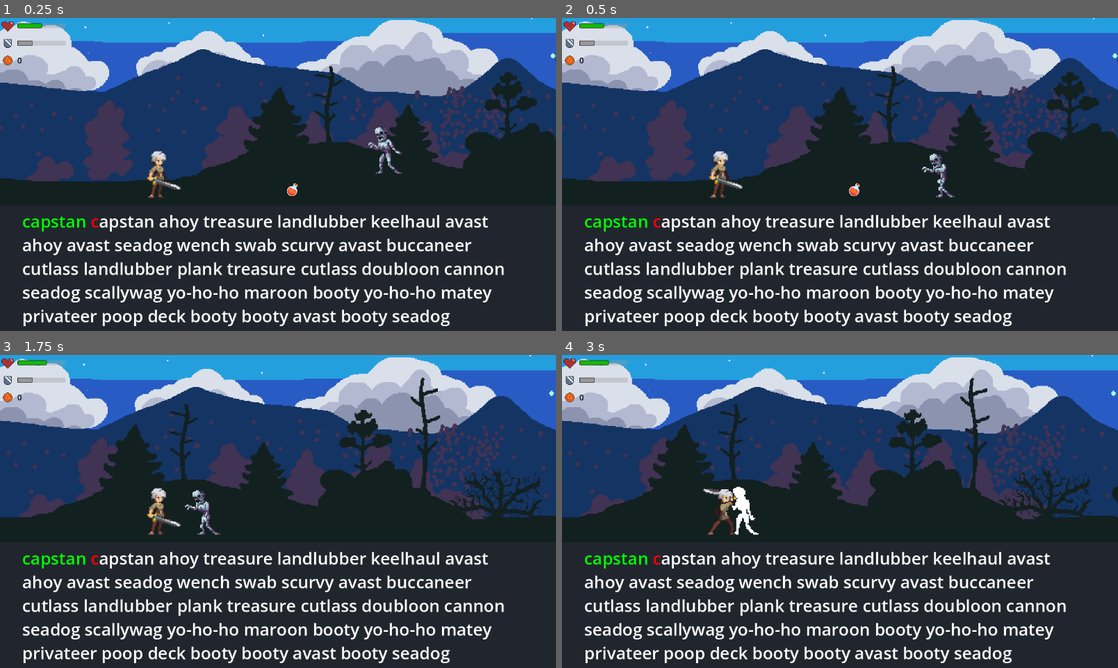
Above: before the commit, frames 1-4 (two rows, left to right).
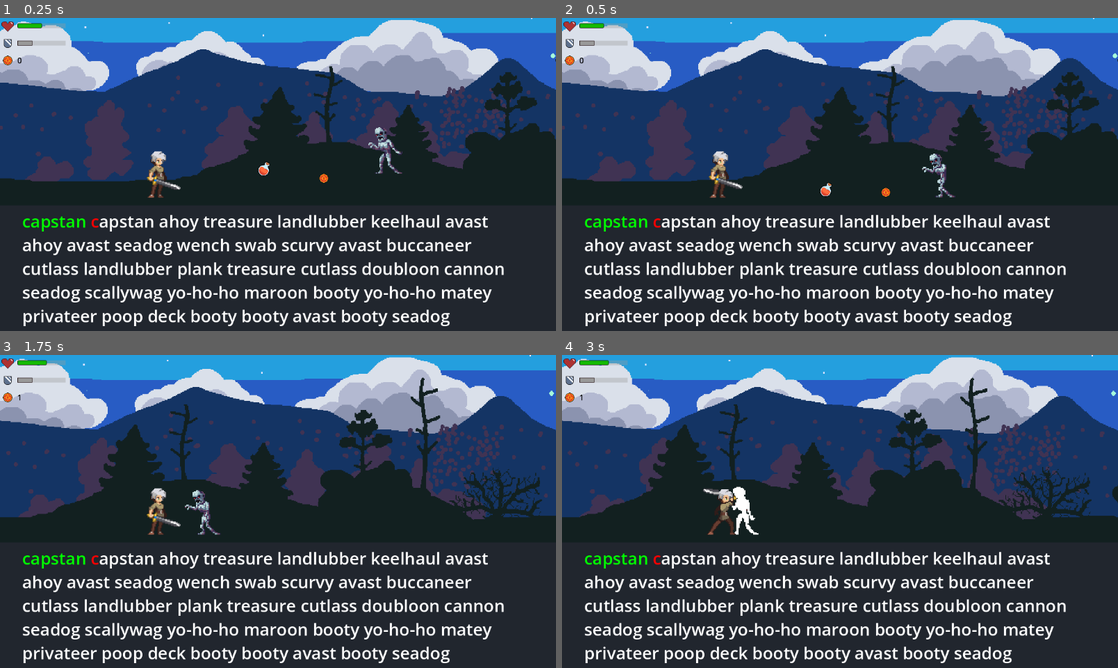
Above: after the commit, the same moments.

Repository: Rip50/RogueType
Game: Godot game, scene res://scenes/levels/level_night_forest.tscn
The game is run twice, just before and just after one commit, with the same random seed, the same clock (stepped at 60 frames per second) and the same inputs.
Inputs (mouse positions are in pixels of both pictures, inside the frame that each line leads up to):
- Up to frame 1 (0.25 s): no input
- Up to frame 2 (0.5 s): no input
- Up to frame 3 (1.75 s): tap Enter at 0.5 s; move the mouse to (400, 495) at 0.52 s; hold Right (move_right) from 0.53 s (still down); tap Space (attack) at 0.6 s; click (400, 495) at 0.67 s; move the mouse to (166, 527) at 1.27 s; tap Tab (pick_up) at 1.35 s
- Up to frame 4 (3 s): move the mouse to (895, 442) at 2.02 s; release Right (move_right) at 2.03 s; tap Space (attack) at 2.1 s; move the mouse to (812, 574) at 2.77 s; hold Right (move_right) from 2.78 s (still down); tap Tab (pick_up) at 2.85 s; click (812, 574) at 2.92 s

The runs differ from the first frame. In frame 1, 0.2% of the frame differs, in the area x 46-60%, y 46-57%; in frame 2, 0.2%; in frame 3, less than 0.1%; in frame 4, less than 0.1%.

Commit message:
Items can be used only by player.
Coin pick up logic has been added

Diff:
--- a/scenes/effects/healing_effect.gd
+++ b/scenes/effects/healing_effect.gd
@@ -3,7 +3,7 @@
 
 @export var healing_amount := 10
 
-func apply_effect(stats: Array[Stats], character: Character = null) -> void:
+func apply_effect(stats: Array[Stats], _character: Character = null) -> void:
 	for stat in stats:
 		var health_stats = stat as HealthStats
 		if health_stats != null:
--- a/scenes/items/coin.gd
+++ b/scenes/items/coin.gd
@@ -1,8 +1,8 @@
 class_name Coin
 extends Item
 
-@export var count: int = 1
 
-
-func try_apply_for(stats: Stats) -> bool:
-	return false
+func try_use(player: Player) -> bool:
+	var inventory = player.inventory
+	inventory.add_gold(1)
+	return true
--- a/scenes/items/coin.tscn
+++ b/scenes/items/coin.tscn
@@ -1,19 +1,17 @@
 [gd_scene load_steps=4 format=3 uid="uid://bc5cd83ugexa6"]
 
-[ext_resource type="Script" path="res://scenes/items/healing_potion.gd" id="1_b7uti"]
-[ext_resource type="Texture2D" uid="uid://crapc042i2u3b" path="res://art/items/gold.png" id="2_xcon8"]
+[ext_resource type="Script" path="res://scenes/items/coin.gd" id="1_i4apt"]
+[ext_resource type="Texture2D" uid="uid://cwrfbhdfffr6y" path="res://art/items/coin.png" id="2_64gvk"]
 
-[sub_resource type="RectangleShape2D" id="RectangleShape2D_n87te"]
-size = Vector2(20, 12)
+[sub_resource type="CircleShape2D" id="CircleShape2D_erg45"]
 
-[node name="Gold" type="RigidBody2D" groups=["Item"]]
+[node name="Coin" type="RigidBody2D" groups=["Item"]]
 collision_layer = 16
-script = ExtResource("1_b7uti")
+mass = 0.05
+script = ExtResource("1_i4apt")
 
 [node name="CollisionShape2D" type="CollisionShape2D" parent="."]
-position = Vector2(0, 7)
-shape = SubResource("RectangleShape2D_n87te")
+shape = SubResource("CircleShape2D_erg45")
 
-[node name="Gold" type="Sprite2D" parent="."]
-scale = Vector2(0.4, 0.4)
-texture = ExtResource("2_xcon8")
+[node name="Coin" type="Sprite2D" parent="."]
+texture = ExtResource("2_64gvk")
--- a/scenes/items/healing_potion.gd
+++ b/scenes/items/healing_potion.gd
@@ -4,6 +4,6 @@
 @export var effect : HealingEffect
 
 
-func try_use(character: Character) -> bool:
-	effect.apply_effect(character.get_all_stats(), character)
+func try_use(player: Player) -> bool:
+	effect.apply_effect(player.get_all_stats(), player)
 	return true
--- a/scenes/items/item.gd
+++ b/scenes/items/item.gd
@@ -2,5 +2,5 @@
 extends Node2D
 
 
-func try_use(_character: Character) -> bool:
+func try_use(_player: Player) -> bool:
 	return false
--- a/scenes/items/item_data.gd
+++ /dev/null
@@ -1,18 +0,0 @@
-class_name ItemData extends Resource
-
-@export var name : String = ""
-@export_multiline var description : String = ""
-@export var texture : Texture2D
-
-@export_category("Item Use Effects")
-@export var effects : Array[ ItemEffect ]
-
-
-func use() -> bool:
-	if effects.size() == 0:
-		return false
-
-	for e in effects:
-		if e:
-			e.use()
-	return true
--- a/scenes/levels/level_night_forest.tscn
+++ b/scenes/levels/level_night_forest.tscn
@@ -11,6 +11,7 @@
 [ext_resource type="PackedScene" uid="uid://vu2yk3702nqa" path="res://scenes/enemies/zombie.tscn" id="6_8g5ty"]
 [ext_resource type="PackedScene" uid="uid://cf2uo2vqacma" path="res://scenes/items/healing_potion.tscn" id="10_dl7da"]
 [ext_resource type="PackedScene" uid="uid://bh57pkm84isxg" path="res://scenes/items_spawner.tscn" id="11_s8sdf"]
+[ext_resource type="PackedScene" uid="uid://bc5cd83ugexa6" path="res://scenes/items/coin.tscn" id="12_tfh5s"]
 
 [node name="Level_NightForest" type="Node2D"]
 
@@ -60,9 +61,6 @@
 [node name="Ground" parent="Environment" node_paths=PackedStringArray("anchor_character") instance=ExtResource("6_7l1ns")]
 anchor_character = NodePath("../../Player")
 
-[node name="HealingPotion" parent="." instance=ExtResource("10_dl7da")]
-position = Vector2(281, 15)
-
 [node name="EnemySpawner" parent="." node_paths=PackedStringArray("player") instance=ExtResource("6_7sfao")]
 player = NodePath("../Player")
 enemies = Array[PackedScene]([ExtResource("6_8g5ty")])
@@ -72,3 +70,9 @@
 
 [node name="Zombie" parent="." instance=ExtResource("6_8g5ty")]
 position = Vector2(475, -185)
+
+[node name="Coin" parent="." instance=ExtResource("12_tfh5s")]
+position = Vector2(345, -36)
+
+[node name="HealingPotion" parent="." instance=ExtResource("10_dl7da")]
+position = Vector2(222, -56)
Not shown: 1 places in scenes/levels/level_night_forest.tscn that only renumber resources
